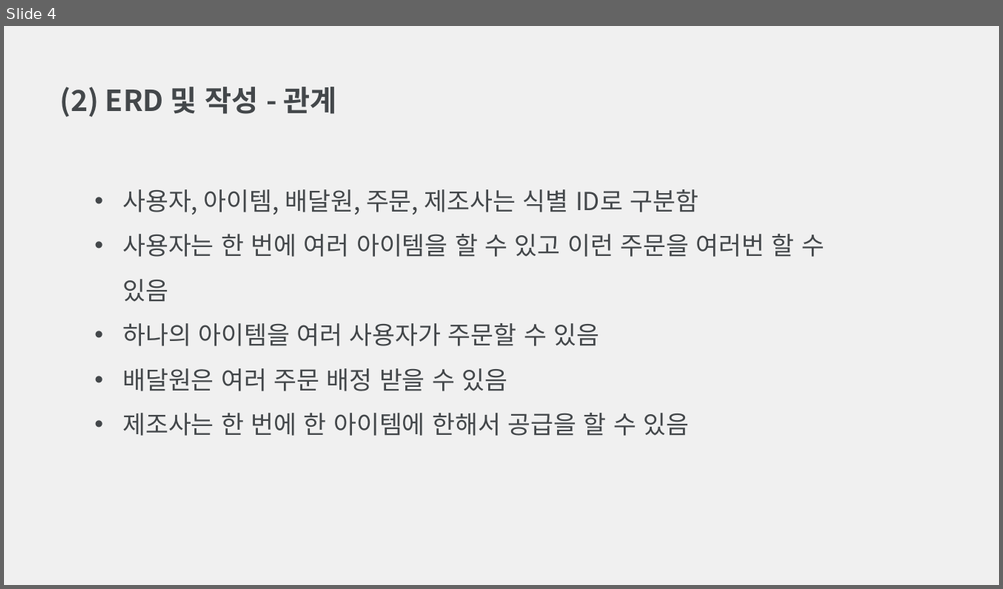
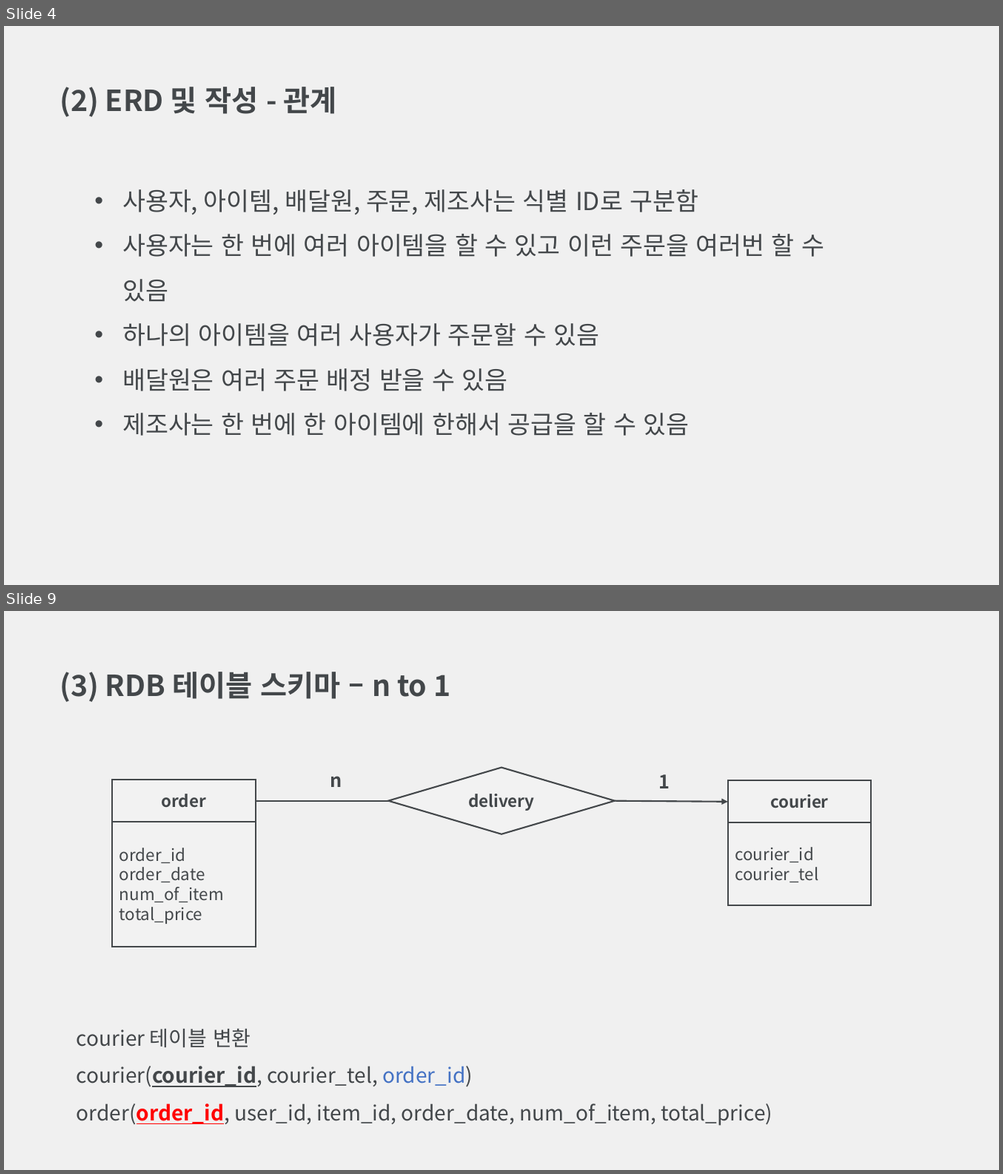
Before and after one commit to Archive-CAU/Database-Design, a slide deck: 데이터베이스설계 과제 4.pptx. Shown one above the other, each under a label of ours: slide 4 before the commit, slides 4 and 9 after it; the slides between them are not shown. The pictures are 1003x589 and 1003x1174 pixels, drawn with LibreOffice and Linux fonts; fonts in the diff are those of the drawing. Boxes give left, top, right and bottom in pixels: in the first picture for what was removed or moved away, otherwise in the second. Text is boxed around its words. In the diff, an @@ line names an element or a change of style, - is before the commit and + after.

```diff
--- a/데이터베이스설계 과제 4.pptx
+++ b/데이터베이스설계 과제 4.pptx
@@ slide 9 added at (x1=4, y1=611, x2=999, y2=1170), background #F0F0F0 @@
@@ text added at (x1=60, y1=672, x2=450, y2=702), 28 pt, text #43474A, bold @@
+(3) RDB 테이블 스키마 – n to 1
@@ rectangle added at (x1=112, y1=780, x2=256, y2=822), fill #F2F2F2, outline #43474A 1.5 pt, 16 pt, text #43474A, bold @@
+order
@@ text added at (x1=330, y1=776, x2=342, y2=787), 18 pt, text #43474A, bold @@
+n
@@ diamond added at (x1=388, y1=768, x2=614, y2=834), fill #F2F2F2, outline #43474A 1.5 pt, 16 pt, text #43474A, bold @@
+delivery
@@ text added at (x1=658, y1=775, x2=669, y2=789), 18 pt, text #43474A, bold @@
+1
@@ rectangle added at (x1=728, y1=780, x2=871, y2=823), fill #F2F2F2, outline #43474A 1.5 pt, 16 pt, text #43474A, bold @@
+courier
@@ line added from (388, 801) to (256, 801), #43474A 1.5 pt @@
@@ arrow added from (614, 801) to (728, 802), #43474A 1.5 pt @@
@@ rectangle added at (x1=112, y1=821, x2=256, y2=947), fill #F2F2F2, outline #43474A 1.5 pt, 16 pt, text #43474A @@
+order_id
+order_date
+num_of_item
+total_price
@@ rectangle added at (x1=728, y1=823, x2=871, y2=906), fill #F2F2F2, outline #43474A 1.5 pt, 16 pt, text #43474A @@
+courier_id
+courier_tel
@@ text added at (x1=77, y1=1028, x2=773, y2=1126), 20 pt, text #43474A @@
+courier 테이블 변환
+courier(courier_id, courier_tel, order_id)
+order(order_id, user_id, item_id, order_date, num_of_item, total_price)
```
Also in this commit, not shown: 7 slides changed, 12 other slides added, 2 other files.
